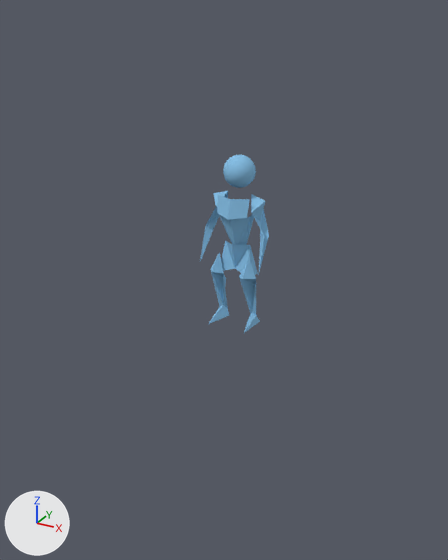
What one commit did to the Blender file doc/artwork/papercraft_man_line_running.blend.
Camera for both pictures: a 50 mm lens placed at (16.2, -31.6, 14.2), pointed at (0.0, -2.2, -0.5). The lights are fixed; the arrows at lower left show +X, +Y and +Z.

Objects in the first picture: 'arm_left', 'arm_right', 'body', 'head', 'leg_left', 'leg_right', 'pants'.
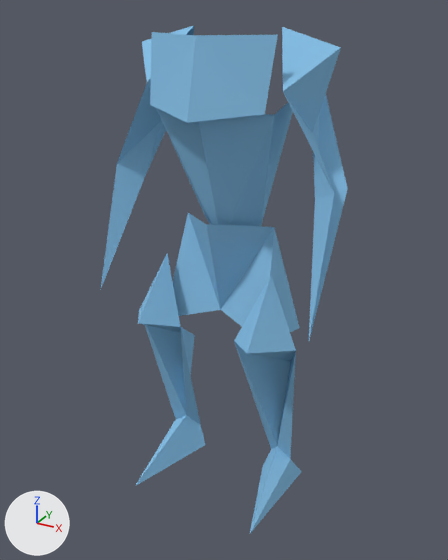
Where the newer file only moved an object's origin or applied its transform, the numbers keep the older frame.

Patch to the scene script:
```diff
--- a/doc/artwork/papercraft_man_line_running.blend.py
+++ b/doc/artwork/papercraft_man_line_running.blend.py
@@ me_arm_left @@
 me_arm_left.from_pydata(...)  # 9 vertices, 8 faces; spans x 0.98..2.53, y -2.13..-0.12, z 0.51..4.86
 # used by ob_arm_left; location = (-0.02, 0.58, -0.56); scale = (0.782, 1.0, 1.0)
+# me_arm_left part 1: the whole mesh is scaled about its middle by 3.39, then moved by (4.13, -1.33, 3.79)
 me_arm_left.materials.append(mat_character)
@@ me_arm_right @@
 me_arm_right.from_pydata(...)  # 9 vertices, 8 faces; spans x -2.53..-0.98, y -2.13..-0.12, z 0.51..4.86
 # used by ob_arm_right; location = (-0.02, 0.58, -0.56); scale = (0.782, 1.0, 1.0)
+# me_arm_right part 2: the whole mesh is scaled about its middle by 3.39, then moved by (-4.25, -1.33, 3.79)
 me_arm_right.materials.append(mat_character)
@@ me_leg_left @@
 me_leg_left.from_pydata(...)  # 10 vertices, 7 faces; spans x 0.68..2.0, y -2.49..-0.49, z -3.33..1.18
 # used by ob_leg_left; location = (-0.02, 0.58, -0.56); scale = (0.782, 1.0, 1.0)
+# me_leg_left part 3: the whole mesh is scaled about its middle by 3.39, then moved by (3.14, -2.2, -5.2)
 me_leg_left.materials.append(mat_character)
@@ me_leg_right @@
 me_leg_right.from_pydata(...)  # 15 vertices, 9 faces; spans x -2.0..1.82, y -2.49..-0.49, z -3.33..1.18
 # used by ob_leg_right; location = (-0.02, 0.58, -0.56); scale = (0.782, 1.0, 1.0)
+# me_leg_right part 4: the whole mesh is scaled about its middle by 3.39, then moved by (-0.27, -2.2, -5.2)
 me_leg_right.materials.append(mat_character)
@@ me_chest @@
 me_chest.from_pydata(...)  # 14 vertices, 8 faces; spans x -1.33..1.33, y -2.26..-0.01, z 1.47..4.79
 # used by ob_body; location = (-0.02, 0.58, -0.56); scale = (0.782, 1.0, 1.0)
+# me_chest part 5: the whole mesh is scaled about its middle by 3.39, then moved by (-0.06, -1.35, 4.84)
 me_chest.materials.append(mat_character)
@@ me_pants @@
 me_pants.from_pydata(...)  # 8 vertices, 6 faces; spans x -1.69..1.69, y -1.75..-0.83, z -0.04..1.96
 # used by ob_pants; location = (-0.02, 0.58, -0.56); scale = (0.782, 1.0, 1.0)
+# me_pants part 6: the whole mesh is scaled about its middle by 3.39, then moved by (-0.06, -1.72, -0.33)
 me_pants.materials.append(mat_character)
@@ ob_head @@
-ob_head = bpy.data.objects.new('head', me_head)
-ob_head.location = (-0.02, -0.26, 5.57)
-ob_head.rotation_euler = (-0.148, 0.0, 0.0)  # degrees (-8.5, 0, 0)
-ob_head.scale = (0.937, 0.937, 0.937)
```

Changed parts and their boxes (x1, y1, x2, y2) in the pictures (448 x 560 px):
'body', mesh rescaled (279% wider, 282% taller)
    before: (217, 195, 254, 245)
    after: (150, 32, 293, 226)
'pants', mesh rescaled (234% wider, 243% taller)
    before: (221, 241, 258, 275)
    after: (173, 213, 299, 332)
'arm_left', mesh rescaled (247% wider, 283% taller)
    before: (251, 194, 269, 275)
    after: (282, 27, 347, 340)
'leg_right', mesh rescaled (221% wider, 241% taller)
    before: (209, 252, 260, 333)
    after: (135, 254, 301, 533)
'leg_left', mesh rescaled (250% wider, 252% taller)
    before: (239, 259, 256, 331)
    after: (234, 275, 296, 531)
'arm_right', mesh rescaled (224% wider, 270% taller)
    before: (200, 191, 228, 261)
    after: (101, 26, 194, 288)
'head', deleted (blue)
    before: (223, 155, 256, 188)
